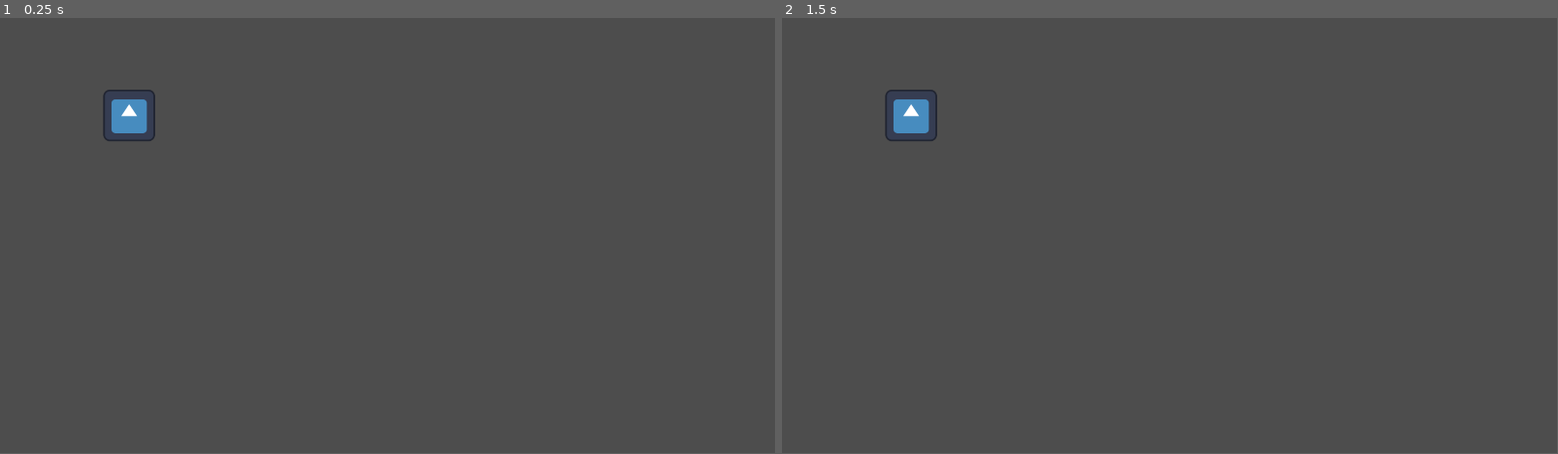
Above: before the commit, frames 1-2 (left to right).
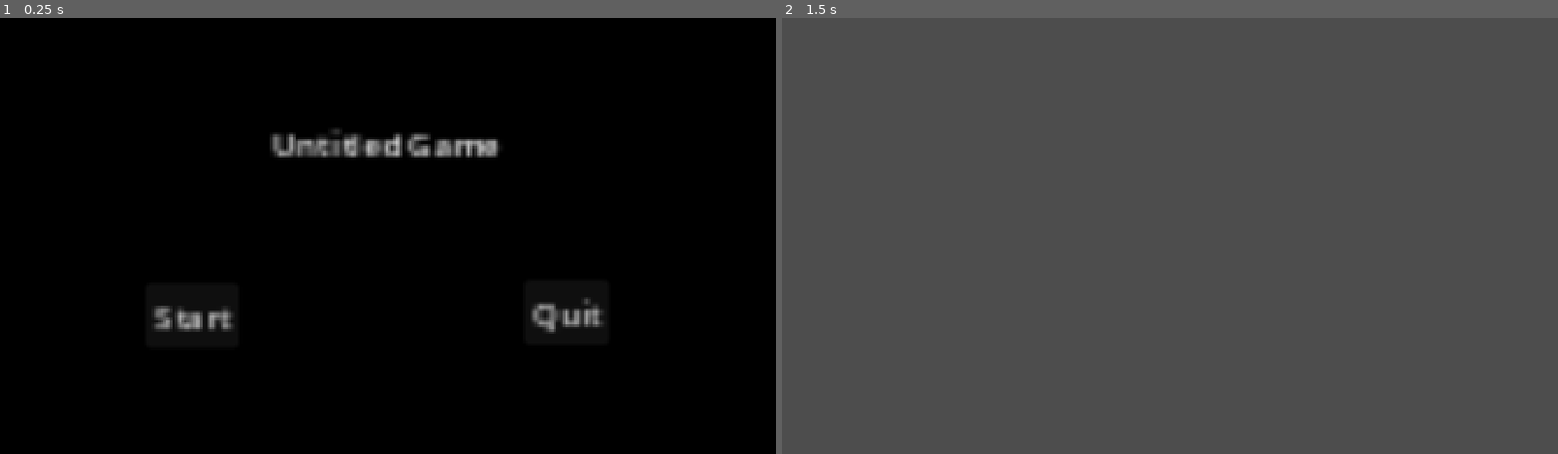
Above: after the commit, the same moments.

Repository: Jes-lan/Gamejam2025
Game: Godot game, scene res://scenes/splash_screen.tscn
The game is run twice, just before and just after one commit, with the same random seed, the same clock (stepped at 60 frames per second) and the same inputs. The engine's default icon, where the game draws it, is replaced by a stand-in: a white triangle on a blue panel in a dark square. Video files are missing from this copy of the repository; at most half a second of black plays in their place.
Inputs (mouse positions are in pixels of both pictures, inside the frame that each line leads up to):
- Up to frame 1 (0.25 s): no input
- Up to frame 2 (1.5 s): click (976, 314) at 0.5 s, where only the run after the commit has a clickable "Start"; tap Enter (ui_accept) at 1.25, 1.35 s; hold Right (ui_right) from 1.28 s (still down)
In our replay, the window is 799x449 before the commit and 800x450 after it. These sizes can differ from the game's own. Grey fills any space a smaller window leaves; there, only what the larger window draws over its background counts as a difference.

The runs differ from the first frame. In frame 1, 99% of the frame differs, in the area x 0-100%, y 0-100%; in frame 2, 0.5%.

Commit message:
Add initial game scenes, player character, and main menu functionality
- Created player character scene with basic movement and jump mechanics.
- Added global scene and level scenes (level_1, level_2) for game progression.
- Implemented level selection scene with buttons for navigating to levels.
- Developed main menu script to handle start and quit actions.
- Added unique identifiers for new resources and scripts.

Diff:
--- /dev/null
+++ b/characters/player.tscn
@@ -0,0 +1,15 @@
+[gd_scene load_steps=4 format=3 uid="uid://dkxj85k7t76i7"]
+
+[ext_resource type="Script" uid="uid://cl60b57xyp2bt" path="res://scripts/player.gd" id="1_3eadt"]
+[ext_resource type="Texture2D" uid="uid://01khadhgofvn" path="res://icon.svg" id="1_dnjla"]
+
+[sub_resource type="CircleShape2D" id="CircleShape2D_3eadt"]
+
+[node name="Player" type="CharacterBody2D"]
+script = ExtResource("1_3eadt")
+
+[node name="Sprite2D" type="Sprite2D" parent="."]
+texture = ExtResource("1_dnjla")
+
+[node name="CollisionShape2D" type="CollisionShape2D" parent="."]
+shape = SubResource("CircleShape2D_3eadt")
--- a/project.godot
+++ b/project.godot
@@ -15,9 +15,14 @@
 config/features=PackedStringArray("4.4", "Forward Plus")
 config/icon="res://icon.svg"
 
+[autoload]
+
+Global="*res://scenes/global.tscn"
+
 [display]
 
 window/size/viewport_width=1920
 window/size/viewport_height=1080
 window/size/mode=3
 window/size/resizable=false
+window/stretch/mode="canvas_items"
--- /dev/null
+++ b/scenes/global.tscn
@@ -0,0 +1,3 @@
+[gd_scene format=3 uid="uid://5ko2rywpmsib"]
+
+[node name="Global" type="Node"]
--- /dev/null
+++ b/scenes/level_1.tscn
@@ -0,0 +1,3 @@
+[gd_scene format=3 uid="uid://glde5ypd480h"]
+
+[node name="Level1" type="Node2D"]
--- /dev/null
+++ b/scenes/level_2.tscn
@@ -0,0 +1,3 @@
+[gd_scene format=3 uid="uid://chvwqqhrfl47c"]
+
+[node name="Level2" type="Node2D"]
--- /dev/null
+++ b/scenes/level_select.tscn
@@ -0,0 +1,18 @@
+[gd_scene format=3 uid="uid://xpsf51bd3ou3"]
+
+[node name="LevelSelect" type="Node2D"]
+
+[node name="ColorRect" type="ColorRect" parent="."]
+offset_right = 1920.0
+offset_bottom = 1080.0
+color = Color(0, 0, 0, 1)
+
+[node name="Level1" type="Button" parent="."]
+offset_left = 352.0
+offset_top = 264.0
+offset_right = 360.0
+offset_bottom = 272.0
+
+[node name="Level2" type="Button" parent="."]
+offset_right = 8.0
+offset_bottom = 8.0
--- a/scenes/main_menu.tscn
+++ b/scenes/main_menu.tscn
@@ -1,9 +1,38 @@
 [gd_scene load_steps=2 format=3 uid="uid://cf0fdnubdjbm8"]
 
-[ext_resource type="Texture2D" uid="uid://01khadhgofvn" path="res://icon.svg" id="1_l6cm7"]
+[ext_resource type="Script" uid="uid://doai0rt27j0qk" path="res://scripts/main_menu.gd" id="1_l6cm7"]
 
 [node name="Main_menu" type="Node2D"]
+script = ExtResource("1_l6cm7")
 
-[node name="Icon" type="Sprite2D" parent="."]
-position = Vector2(320, 242)
-texture = ExtResource("1_l6cm7")
+[node name="ColorRect" type="ColorRect" parent="."]
+offset_right = 1920.0
+offset_bottom = 1080.0
+color = Color(0, 0, 0, 1)
+
+[node name="Label" type="Label" parent="."]
+offset_left = 672.0
+offset_top = 248.0
+offset_right = 785.0
+offset_bottom = 271.0
+scale = Vector2(5, 5)
+text = "Untitled Game"
+
+[node name="Start" type="Button" parent="."]
+offset_left = 360.0
+offset_top = 656.0
+offset_right = 400.0
+offset_bottom = 680.0
+scale = Vector2(5, 5)
+text = "Start"
+
+[node name="Quit" type="Button" parent="."]
+offset_left = 1296.0
+offset_top = 648.0
+offset_right = 1336.0
+offset_bottom = 672.0
+scale = Vector2(5, 5)
+text = "Quit"
+
+[connection signal="pressed" from="Start" to="." method="_on_start_pressed"]
+[connection signal="pressed" from="Quit" to="." method="_on_quit_pressed"]
--- a/scenes/splash_screen.tscn
+++ b/scenes/splash_screen.tscn
@@ -1,7 +1,7 @@
 [gd_scene load_steps=3 format=3 uid="uid://xa255ylr4i67"]
 
 [ext_resource type="Script" uid="uid://gktd852o4k7b" path="res://scripts/splash_screen.gd" id="1_hsxvm"]
-[ext_resource type="VideoStream" uid="uid://btulwy41uuc6a" path="res://output_quality_video - Kopya.ogv" id="1_n4g2v"]
+[ext_resource type="VideoStream" uid="uid://1c8thupfph8s" path="res://assets/videos/output_quality_video - Kopya.ogv" id="2_hsxvm"]
 
 [node name="SplashScreen" type="Node2D"]
 script = ExtResource("1_hsxvm")
@@ -10,7 +10,7 @@
 offset_right = 40.0
 offset_bottom = 40.0
 scale = Vector2(0.5, 0.5)
-stream = ExtResource("1_n4g2v")
+stream = ExtResource("2_hsxvm")
 autoplay = true
 
 [connection signal="finished" from="VideoStreamPlayer" to="." method="_on_video_stream_player_finished"]
--- /dev/null
+++ b/scripts/main_menu.gd
@@ -0,0 +1,8 @@
+extends Node2D
+
+
+func _on_start_pressed() -> void:
+	get_tree().change_scene_to_file("res://scenes/level_1.tscn")
+
+func _on_quit_pressed() -> void:
+	get_tree().quit()
--- /dev/null
+++ b/scripts/player.gd
@@ -0,0 +1,25 @@
+extends CharacterBody2D
+
+
+const SPEED = 300.0
+const JUMP_VELOCITY = -400.0
+
+
+func _physics_process(delta: float) -> void:
+	# Add the gravity.
+	if not is_on_floor():
+		velocity += get_gravity() * delta
+
+	# Handle jump.
+	if Input.is_action_just_pressed("ui_accept") and is_on_floor():
+		velocity.y = JUMP_VELOCITY
+
+	# Get the input direction and handle the movement/deceleration.
+	# As good practice, you should replace UI actions with custom gameplay actions.
+	var direction := Input.get_axis("ui_left", "ui_right")
+	if direction:
+		velocity.x = direction * SPEED
+	else:
+		velocity.x = move_toward(velocity.x, 0, SPEED)
+
+	move_and_slide()
Not shown, added: assets/kenney_interface-sounds/Audio/back_001.ogg.import
Not shown, added: assets/kenney_interface-sounds/Audio/back_002.ogg.import
Not shown, added: assets/kenney_interface-sounds/Audio/back_003.ogg.import
Not shown, added: assets/kenney_interface-sounds/Audio/back_004.ogg.import
Not shown, added: assets/kenney_interface-sounds/Audio/bong_001.ogg.import
Not shown, added: assets/kenney_interface-sounds/Audio/click_001.ogg.import
Not shown, added: assets/kenney_interface-sounds/Audio/click_002.ogg.import
Not shown, added: assets/kenney_interface-sounds/Audio/click_003.ogg.import
Not shown, added: assets/kenney_interface-sounds/Audio/click_004.ogg.import
Not shown, added: assets/kenney_interface-sounds/Audio/click_005.ogg.import
Not shown, added: assets/kenney_interface-sounds/Audio/close_001.ogg.import
Not shown, added: assets/kenney_interface-sounds/Audio/close_002.ogg.import
(and 197 more such lines)
